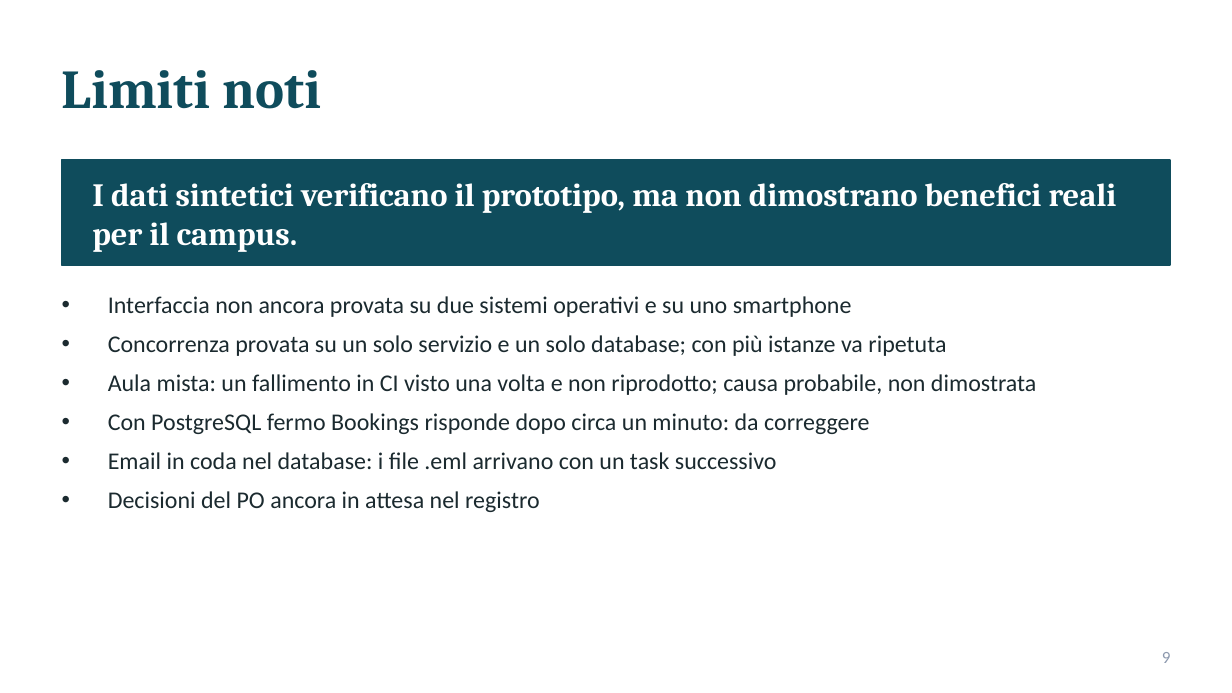
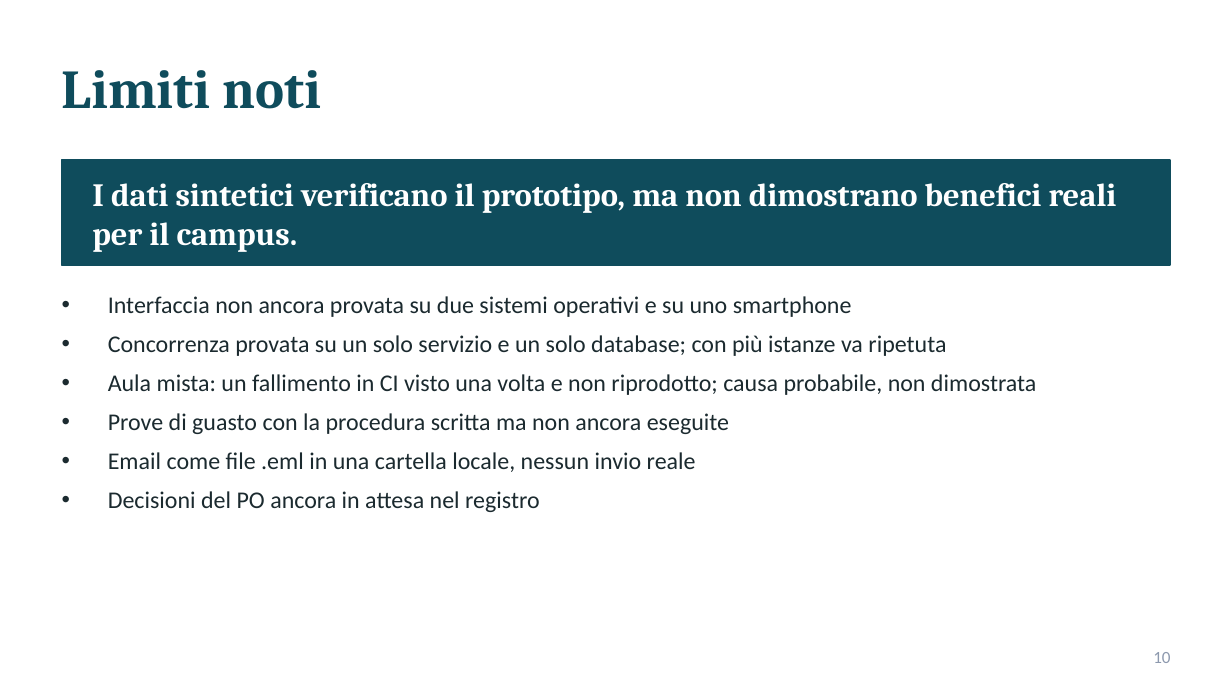
Before and after one commit to loggione-finale/smartcampus, a slide deck: slide 10 of docs/presentation-slides.pptx (slide 9 before the commit). Drawn at 1232x693 pixels with LibreOffice and Linux fonts; fonts in the diff are those of the drawing. Boxes give left, top, right and bottom in pixels: in the first picture for what was removed or moved away, otherwise in the second. Text is boxed around its words. In the diff, an @@ line names an element or a change of style, - is before the commit and + after.

```diff
--- a/docs/presentation-slides.pptx
+++ b/docs/presentation-slides.pptx
@@ text at (108, 413, 729, 472): text changed @@
-• Con PostgreSQL fermo Bookings risponde dopo circa un minuto: da correggere
-• Email in coda nel database: i file .eml arrivano con un task successivo
+• Prove di guasto con la procedura scritta ma non ancora eseguite
+• Email come file .eml in una cartella locale, nessun invio reale
@@ page number at (1153, 652, 1170, 663): text changed @@
-9
+10
```
Also in this commit, not shown: 3 other slides changed, 1 slide added, 1 other file.
